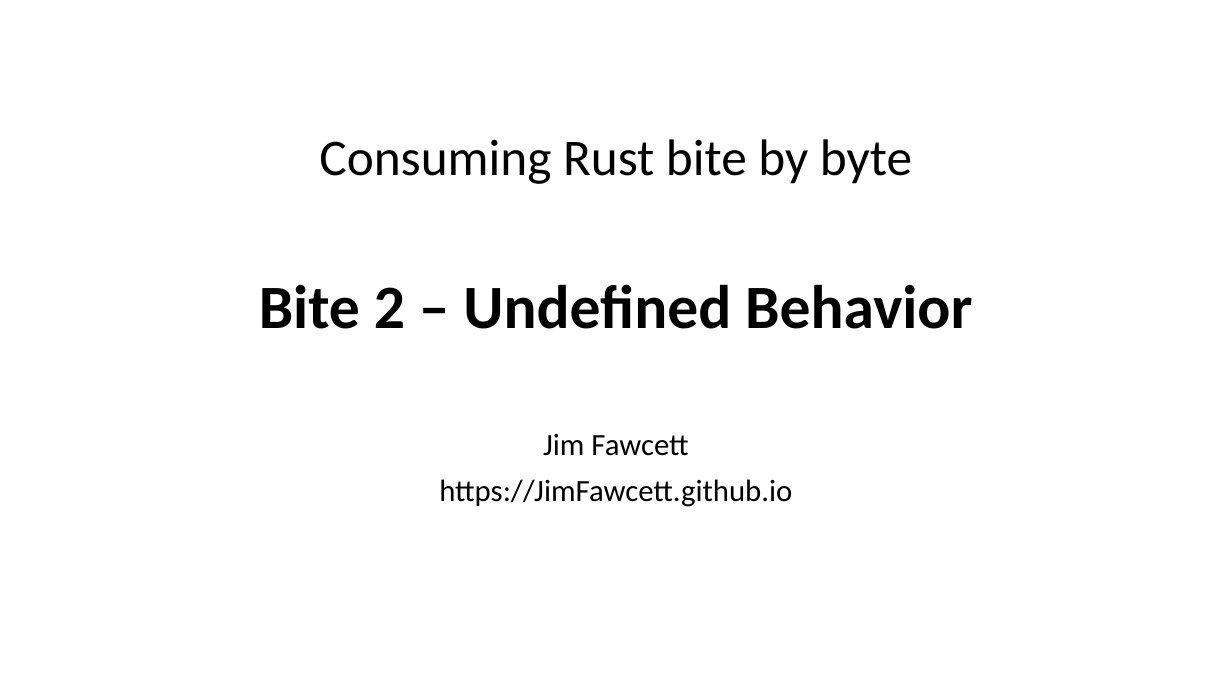
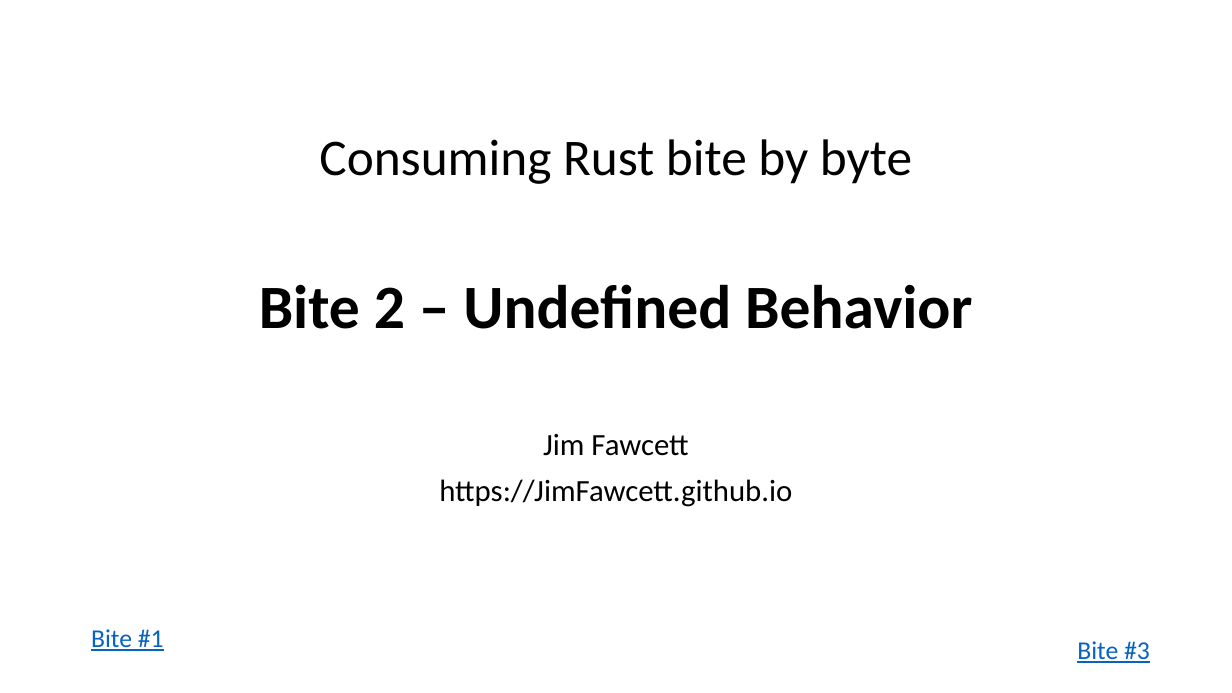
Before and after one commit to JimFawcett/JimFawcett.github.io, a slide deck: slide 1 of Resources/ConsumingRustBite2.pptx. Drawn at 1232x693 pixels with LibreOffice and Linux fonts; fonts in the diff are those of the drawing. Boxes give left, top, right and bottom in pixels: in the first picture for what was removed or moved away, otherwise in the second. Text is boxed around its words. In the diff, an @@ line names an element or a change of style, - is before the commit and + after.

```diff
--- a/Resources/ConsumingRustBite2.pptx
+++ b/Resources/ConsumingRustBite2.pptx
@@ text added at bbox=[91, 629, 164, 651], 20 pt, text #0563C1, underline @@
+Bite #1
@@ text added at bbox=[1077, 641, 1150, 663], 20 pt, text #0563C1, underline @@
+Bite #3
```
Also in this commit, not shown: 4 other files.
